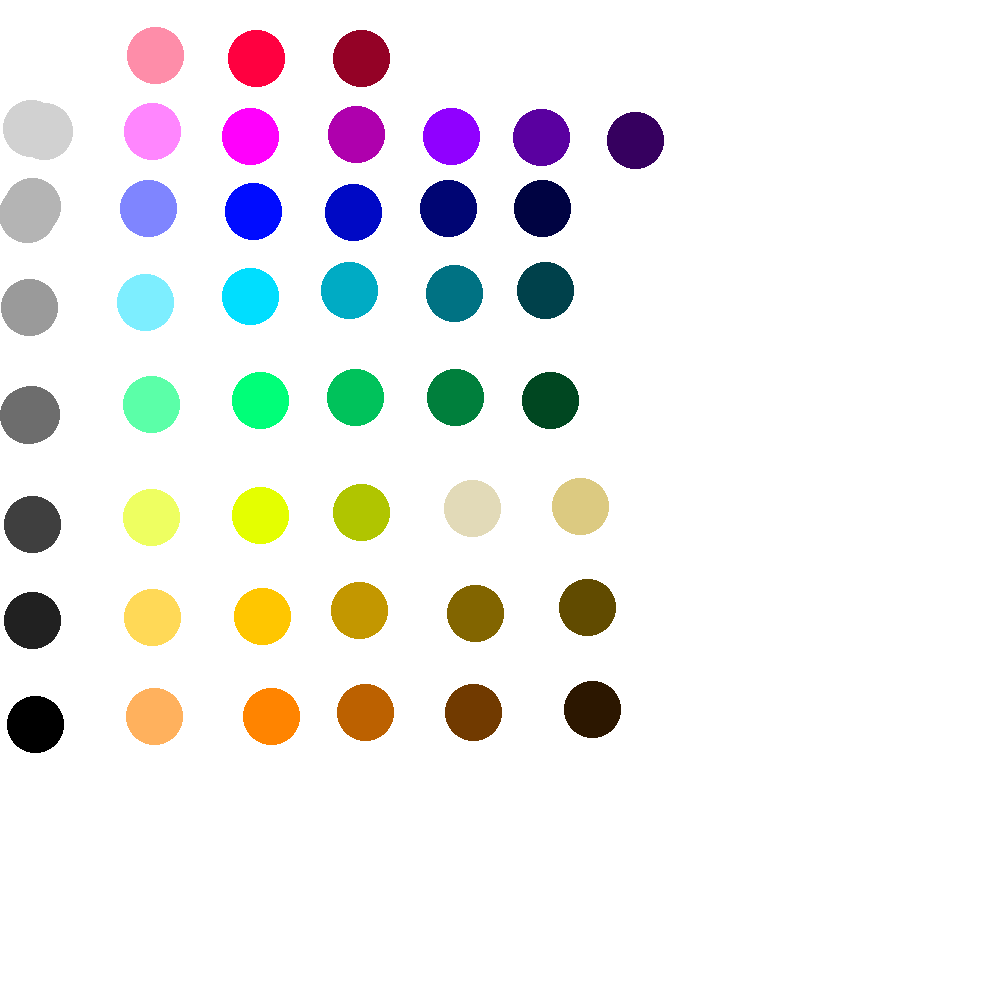
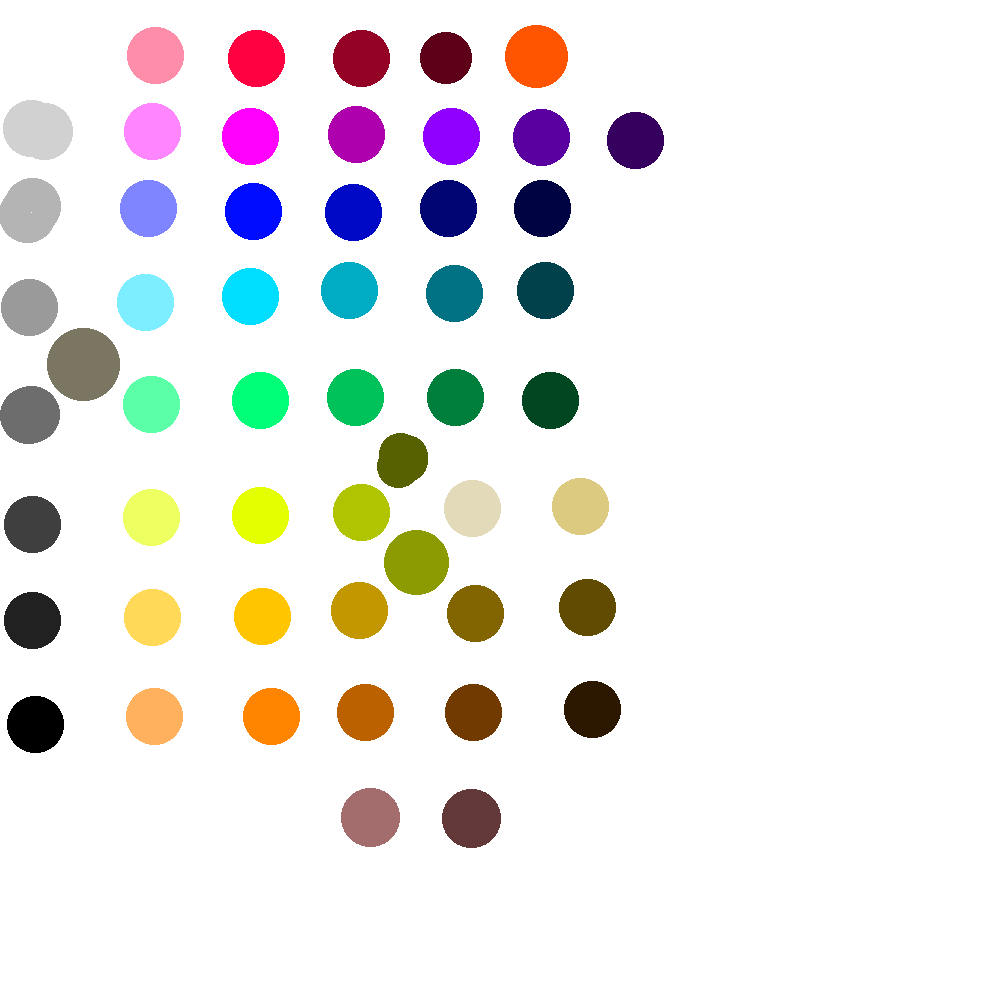
Before/after of a 1000 × 1000 layered artwork. What changed in the layer stack:
painted on "Layer 1" over (31, 25, 568, 848)
